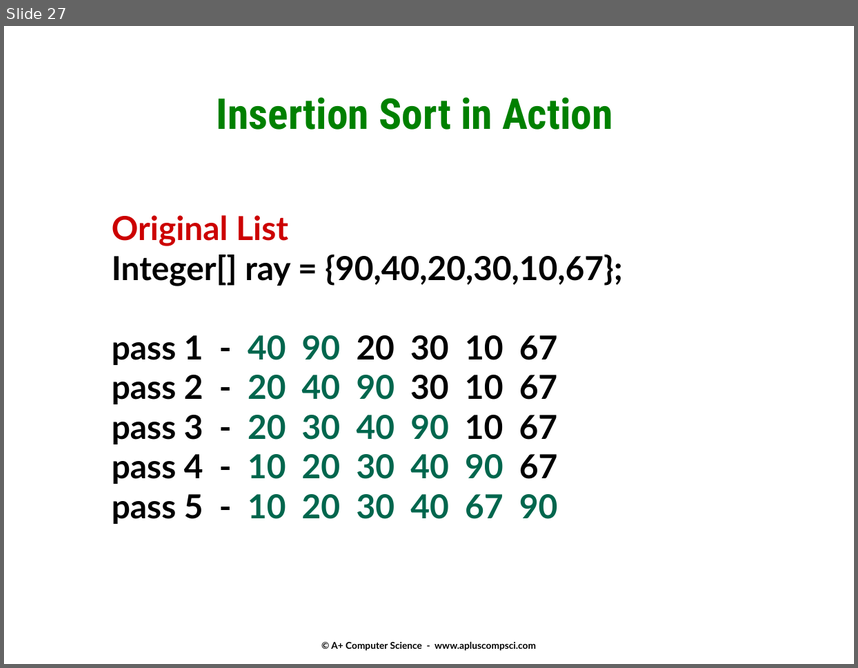
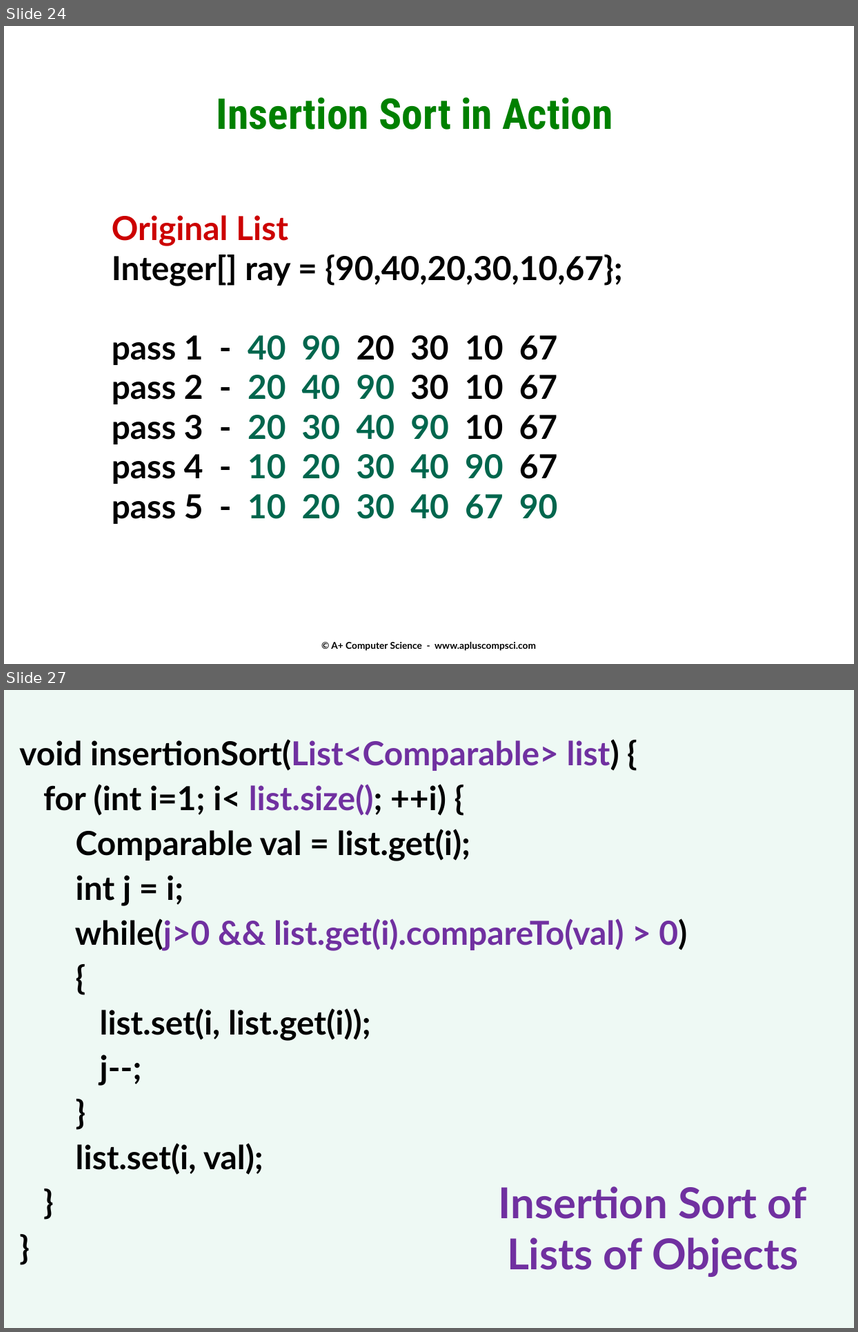
Before and after one commit to Cy-FairCS/cs3, a slide deck: u10b_sorts/notes/n2sorts.pptx. Shown one above the other, each under a label of ours: slide 27 before the commit, slides 24 and 27 after it; the slides between them are not shown. The pictures are 858x668 and 858x1332 pixels, drawn with LibreOffice and Linux fonts; fonts in the diff are those of the drawing. Boxes give left, top, right and bottom in pixels: in the first picture for what was removed or moved away, otherwise in the second. Text is boxed around its words. In the diff, an @@ line names an element or a change of style, - is before the commit and + after.

```diff
--- a/u10b_sorts/notes/n2sorts.pptx
+++ b/u10b_sorts/notes/n2sorts.pptx
@@ slide 27 added at (x1=4, y1=690, x2=854, y2=1328), background #EEF9F4 @@
@@ text added at (x1=19, y1=739, x2=687, y2=1174), 28 pt, text #000000, bold @@
+void insertionSort(List<Comparable> list) {
+for (int i=1; i< list.size(); ++i) {
+Comparable val = list.get(i);
+int j = i;
+while(j>0 && list.get(i).compareTo(val) > 0)
+{
+list.set(i, list.get(i));
+j--;
+}
+list.set(i, val);
+}
+}
@@ text added at (x1=499, y1=1186, x2=807, y2=1276), 36 pt, text #7030A0, bold @@
+Insertion Sort of
+Lists of Objects
@@ what was slide 27 is now slide 24 @@
```
Also in this commit, not shown: 3 slides changed, 1 other slide added, 2 slides removed.
